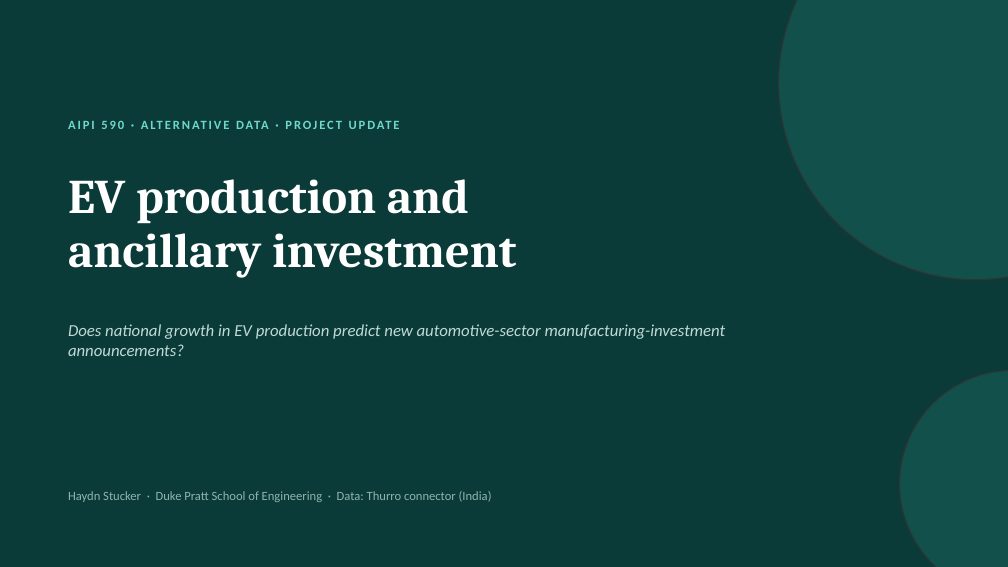
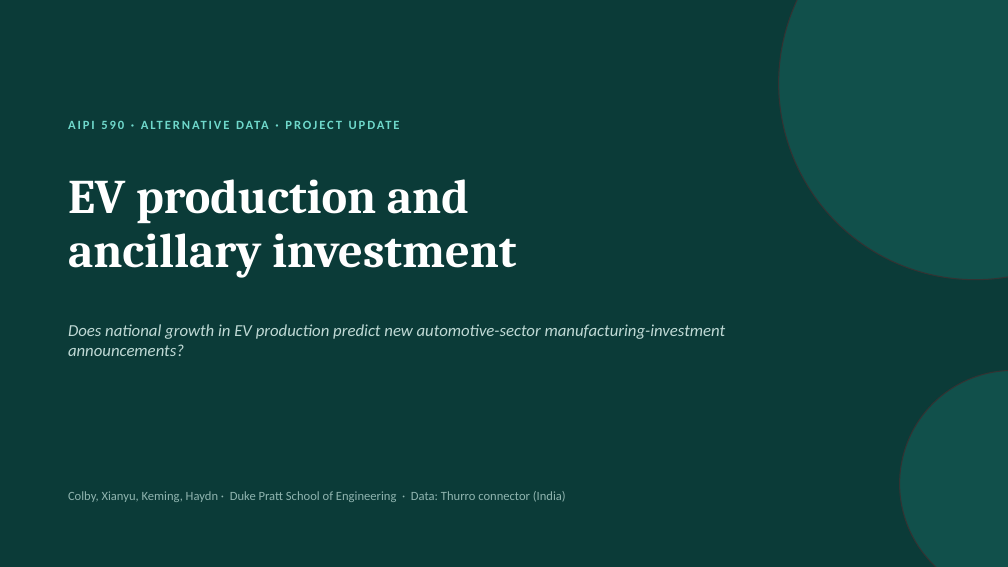
Before and after one commit to haydn-s/thurro-term-project, a slide deck: slide 1 of presentations/ev-investment-update.pptx. Drawn at 1008x567 pixels with LibreOffice and Linux fonts; fonts in the diff are those of the drawing. Boxes give left, top, right and bottom in pixels: in the first picture for what was removed or moved away, otherwise in the second. Text is boxed around its words. In the diff, an @@ line names an element or a change of style, - is before the commit and + after.

```diff
--- a/presentations/ev-investment-update.pptx
+++ b/presentations/ev-investment-update.pptx
@@ text at (x1=68, y1=491, x2=566, y2=502): text changed @@
-Haydn Stucker · Duke Pratt School of Engineering · Data: Thurro connector (India)
+Colby, Xianyu, Keming, Haydn · Duke Pratt School of Engineering · Data: Thurro connector (India)
```
Also in this commit, not shown: 3 other slides changed, 1 other file.
